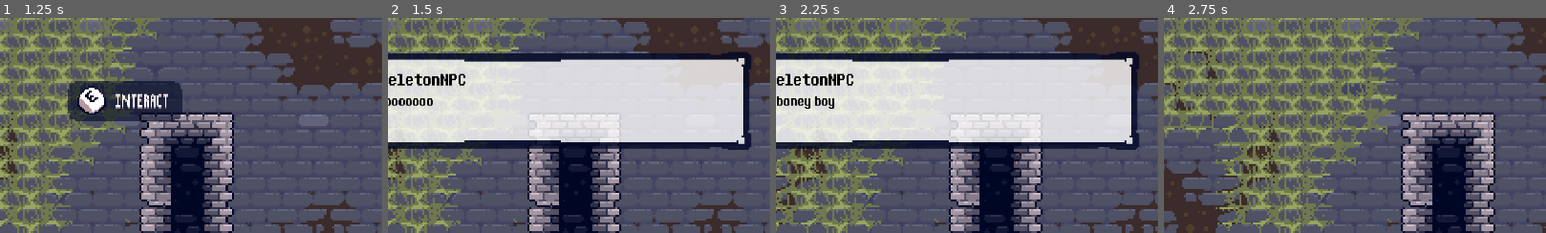
Above: before the commit, frames 1-4 (left to right).
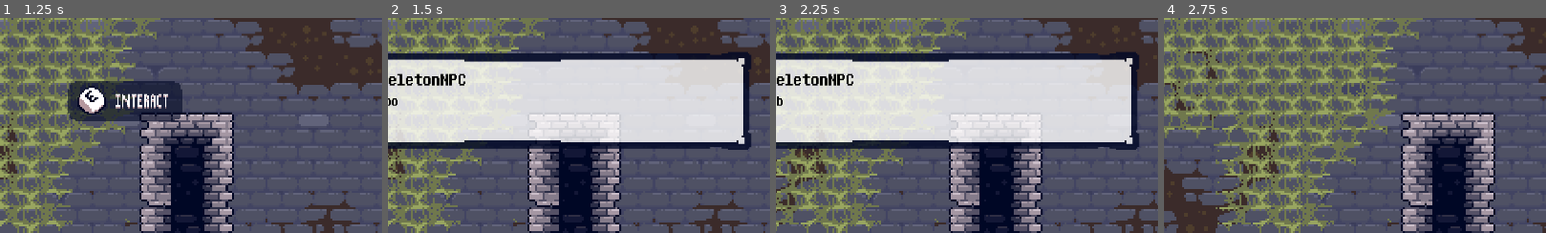
Above: after the commit, the same moments.

Repository: Lukko-Digital/You-Made-The-Dungeon
Game: Godot game, scene res://scenes/level1.tscn
Two runs of this game, one before a commit and one after it. Both use one fixed random seed, a clock stepped at 60 frames per second and the inputs below. The engine's default icon, where the game draws it, is replaced by a stand-in: a white triangle on a blue panel in a dark square.
Inputs:
- Up to frame 1 (1.25 s): hold D (right) from 0.53 s (still down); tap E (interact) at 0.6 s; tap Space (jump) at 0.77 s
- Up to frame 2 (1.5 s): keep holding D (right); tap E (interact) at 1.35 s
- Up to frame 3 (2.25 s): tap Space (jump) at 1.52 s; release D (right) at 2.03 s; hold A (left) from 2.03 s (still down); tap E (interact) at 2.1 s
- Up to frame 4 (2.75 s): keep holding A (left)
The pictures show only the part of the screen within x 34-84%, y 0-50%; the shares and areas given below are measured in that part.

Frame 1 is identical in both runs. In frame 2, 0.2% of the frame differs, in the area x 2-12%, y 37-41%; in frame 3, 0.3%, in the area x 2-16%, y 36-43%; in frame 4, nothing differs.
Error in both runs: Invalid assignment of property or key 'parameters/conditions/not_shot' with value of type 'bool' on a base object of type 'AnimationTree'. (res://scripts/playe…

Commit message:
implement dialogue text animation

Diff:
--- a/scripts/ui.gd
+++ b/scripts/ui.gd
@@ -7,20 +7,22 @@
 var dialogue
 var num_interactions
 var current_dialogue_idx = 0
+var display_in_progress = false
 
 @onready var dialogue_prompt: Control = $HBoxContainer/VBoxContainer/MarginContainer2/DialoguePrompt
 @onready var dialogue_box: NinePatchRect = $HBoxContainer/VBoxContainer/MarginContainer2/DialogueBox
 @onready var name_label: Label = $HBoxContainer/VBoxContainer/MarginContainer2/DialogueBox/VBoxContainer/HBoxContainer/Text/Name
 @onready var dialogue_label: Label = 	$HBoxContainer/VBoxContainer/MarginContainer2/DialogueBox/VBoxContainer/HBoxContainer/Text/Dialogue
+@onready var text_timer: Timer = $HBoxContainer/VBoxContainer/MarginContainer2/DialogueBox/TextTimer
 
-const TEXT_SPEED = 0.05
+const TEXT_SPEED = 0.03
 
 # Called when the node enters the scene tree for the first time.
 func _ready():
 	dialogue_prompt.hide()
 	dialogue_box.hide()
 
-	$HBoxContainer/VBoxContainer/MarginContainer2/DialogueBox/TextTimer.wait_time = TEXT_SPEED
+	text_timer.wait_time = TEXT_SPEED
 
 	# Load dialogue json
 	assert(FileAccess.file_exists(DIALOGUE_PATH), "Dialog file at %s does not exist" % DIALOGUE_PATH)
@@ -36,9 +38,10 @@
 # Called every frame. 'delta' is the elapsed time since the previous frame.
 func _process(delta):
 	if Input.is_action_just_pressed("interact") and current_interactable_npc:
-#		dialogue_prompt.hide()
-#		$HBoxContainer/VBoxContainer/MarginContainer2/DialogueBox/Label.text = 'asdf'
-		load_npc_dialogue(current_interactable_npc)
+		if display_in_progress:
+			dialogue_label.visible_characters = len(dialogue_label.text)
+		else:
+			load_npc_dialogue(current_interactable_npc)
 		if not in_interaction:
 			in_interaction = true
 
@@ -47,7 +50,6 @@
 		dialogue_prompt.show()
 		current_interactable_npc = area.name
 
-
 func _on_npc_dialogue_collider_area_exited(area):
 	if area.is_in_group('npc'):
 		dialogue_prompt.hide()
@@ -55,7 +57,6 @@
 		current_dialogue_idx = 0
 		current_interactable_npc = null
 		in_interaction = false
-
 
 func load_npc_dialogue(name):
 	var dialogue_list = get_dialogue_list(name)
@@ -77,9 +78,22 @@
 		current_dialogue_idx = 0
 		return
 
+	# handle visablilty
 	dialogue_box.show()
 	dialogue_prompt.hide()
+
+	# set text
 	name_label.text = current_interactable_npc
 	dialogue_label.text = dialogue_list[current_dialogue_idx]
 
+	# animation
+	dialogue_label.visible_characters = 0
+	display_in_progress = true
+
+	while dialogue_label.visible_characters < len(dialogue_label.text):
+		dialogue_label.visible_characters += 1
+		text_timer.start()
+		await text_timer.timeout
+
+	display_in_progress = false
 	current_dialogue_idx += 1
